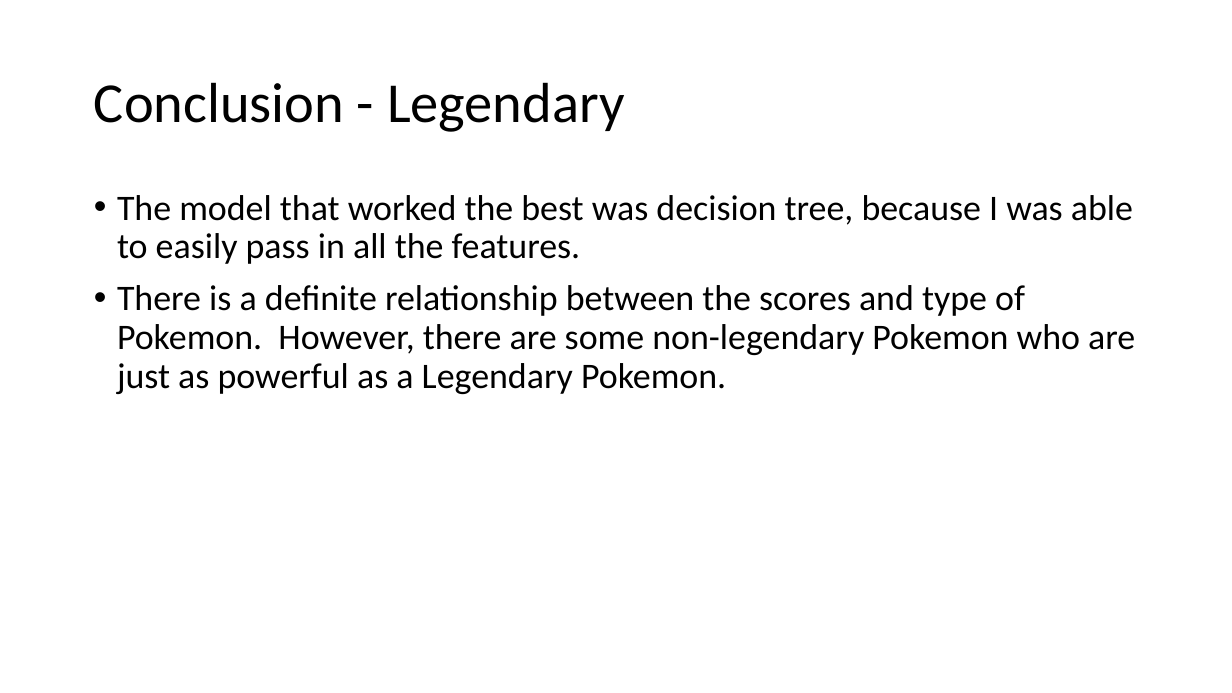
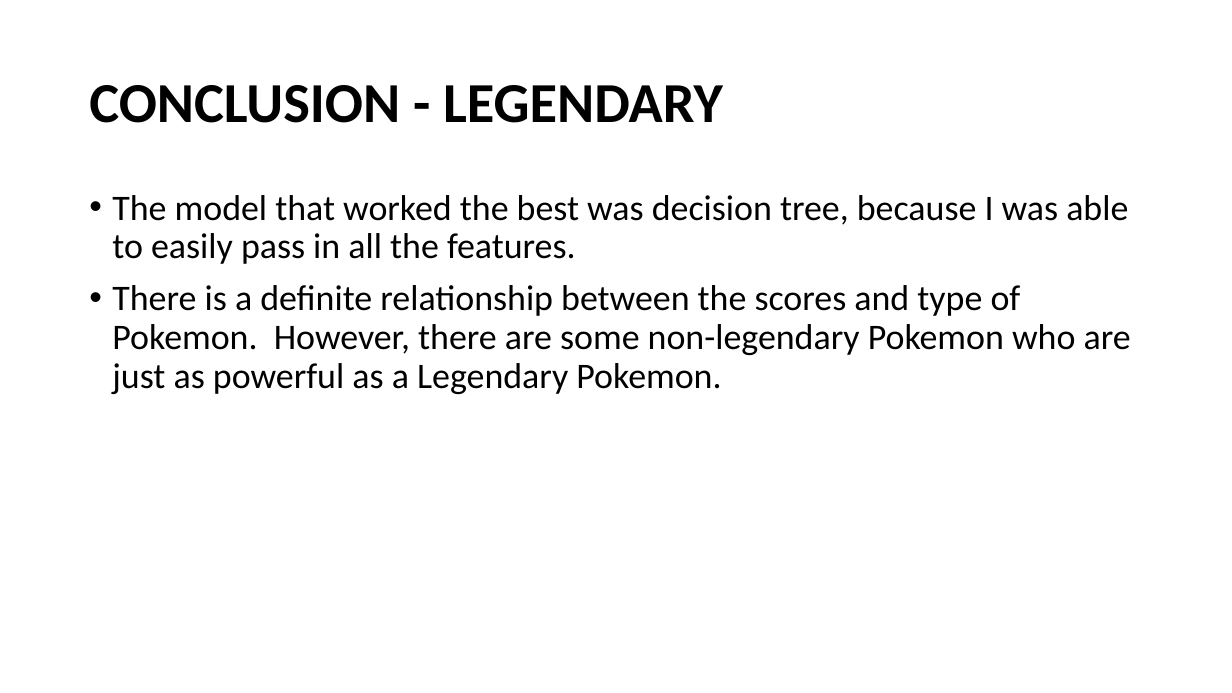
Before and after one commit to bchen150/GA_Homework, a slide deck: slide 9 of Pokemon/Classifying_Pokemon_final_project.pptx. Drawn at 1232x693 pixels with LibreOffice and Linux fonts; fonts in the diff are those of the drawing; background and template pictures are left out. Boxes give left, top, right and bottom in pixels: in the first picture for what was removed or moved away, otherwise in the second. Text is boxed around its words. In the diff, an @@ line names an element or a change of style, - is before the commit and + after.

```diff
--- a/Pokemon/Classifying_Pokemon_final_project.pptx
+++ b/Pokemon/Classifying_Pokemon_final_project.pptx
@@ title at (89, 85, 723, 123): text changed; bold on @@
-Conclusion - Legendary
+CONCLUSION - LEGENDARY
@@ text "The model that worked the ...": place and size @@
-text "The model that worked the ..." at (117, 195, 1135, 394)
+text "The model that worked the ..." at (112, 195, 1131, 394)
```
Also in this commit, not shown: 10 other slides changed.
